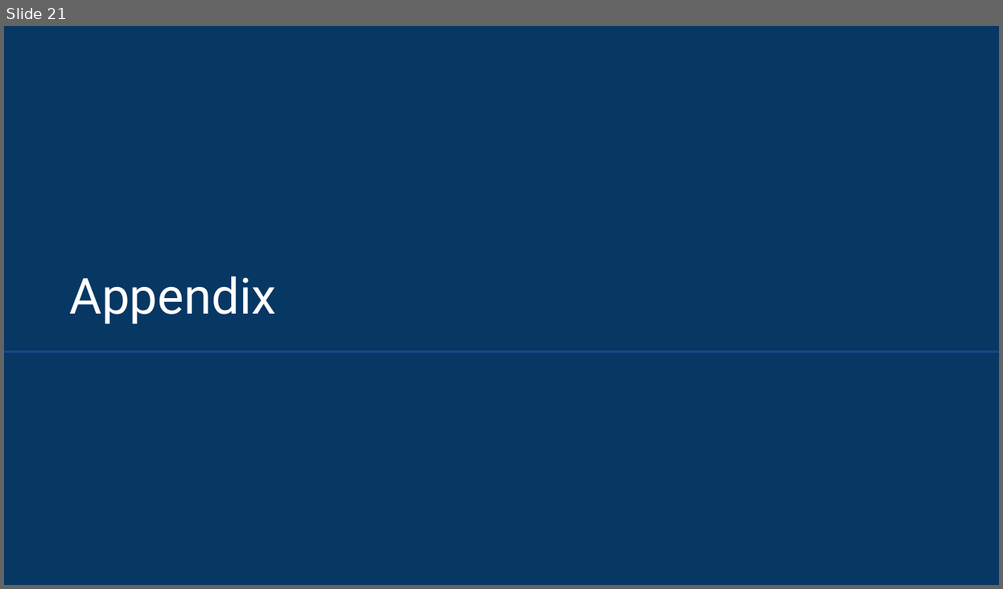
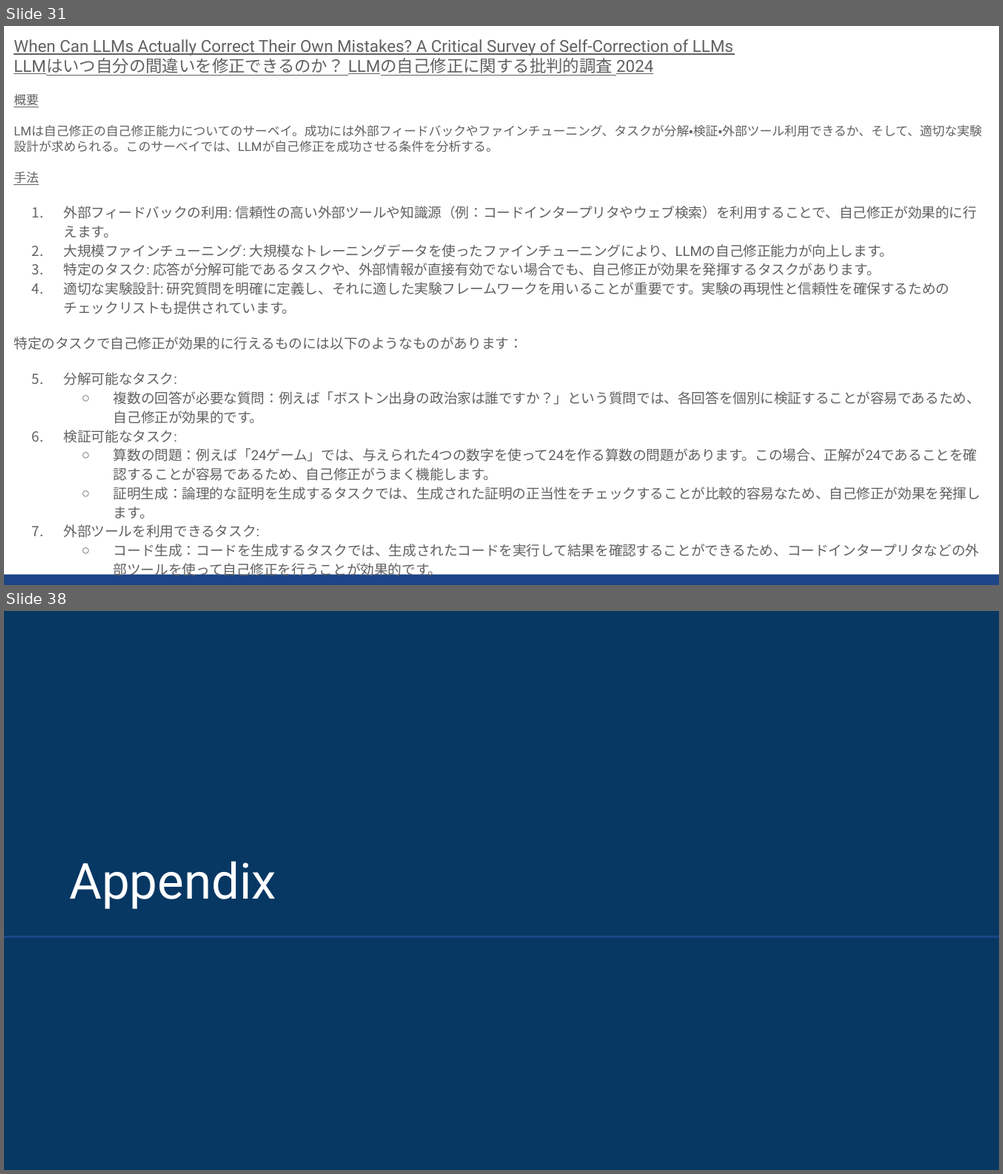
Before and after one commit to sekihan02/code_sundbox, a slide deck: 2024_LLM論文要約_6.pptx. Shown one above the other, each under a label of ours: slide 21 before the commit, slides 31 and 38 after it; the slides between them are not shown. The pictures are 1003x589 and 1003x1174 pixels, drawn with LibreOffice and Linux fonts; fonts in the diff are those of the drawing. Boxes give left, top, right and bottom in pixels: in the first picture for what was removed or moved away, otherwise in the second. Text is boxed around its words. In the diff, an @@ line names an element or a change of style, - is before the commit and + after.

```diff
--- a/2024_LLM論文要約_6.pptx
+++ b/2024_LLM論文要約_6.pptx
@@ slide 31 added at (x1=4, y1=26, x2=999, y2=585), background #FFFFFF @@
@@ text added at (x1=14, y1=39, x2=982, y2=580), 10 pt, text #616161 @@
+When Can LLMs Actually Correct Their Own Mistakes? A Critical Survey of Self-Correction of LLMs
+LLMはいつ自分の間違いを修正できるのか？ LLMの自己修正に関する批判的調査 2024
+概要
+LMは自己修正の自己修正能力についてのサーベイ。成功には外部フィードバックやファインチューニング、タスクが分解・検証・外部ツール利用できるか、そして、適切な実験設計が求められる。このサーベイでは、LLMが自己修正を成功させる条件を分析する。
+手法
+1. 外部フィードバックの利用: 信頼性の高い外部ツールや知識源（例：コードインタープリタやウェブ検索）を利用することで、自己修正が効果的に行えます。
+2. 大規模ファインチューニング: 大規模なトレーニングデータを使ったファインチューニングにより、LLMの自己修正能力が向上します。
+3. 特定のタスク: 応答が分解可能であるタスクや、外部情報が直接有効でない場合でも、自己修正が効果を発揮するタスクがあります。
+4. 適切な実験設計: 研究質問を明確に定義し、それに適した実験フレームワークを用いることが重要です。実験の再現性と信頼性を確保するためのチェックリストも提供されています。
+特定のタスクで自己修正が効果的に行えるものには以下のようなものがあります：
+1. 分解可能なタスク:
+  ○ 複数の回答が必要な質問：例えば「ボストン出身の政治家は誰ですか？」という質問では、各回答を個別に検証することが容易であるため、自己修正が効果的です。
+2. 検証可能なタスク:
+  ○ 算数の問題：例えば「24ゲーム」では、与えられた4つの数字を使って24を作る算数の問題があります。この場合、正解が24であることを確認することが容易であるため、自己修正がうまく機能します。
+  ○ 証明生成：論理的な証明を生成するタスクでは、生成された証明の正当性をチェックすることが比較的容易なため、自己修正が効果を発揮します。
+3. 外部ツールを利用できるタスク:
+  ○ コード生成：コードを生成するタスクでは、生成されたコードを実行して結果を確認することができるため、コードインタープリタなどの外部ツールを使って自己修正を行うことが効果的です。
@@ rectangle added at (x1=4, y1=575, x2=999, y2=585), fill #1C4587 @@
@@ what was slide 21 is now slide 38 @@
```
Also in this commit, not shown: 16 other slides added, 1 other file.
